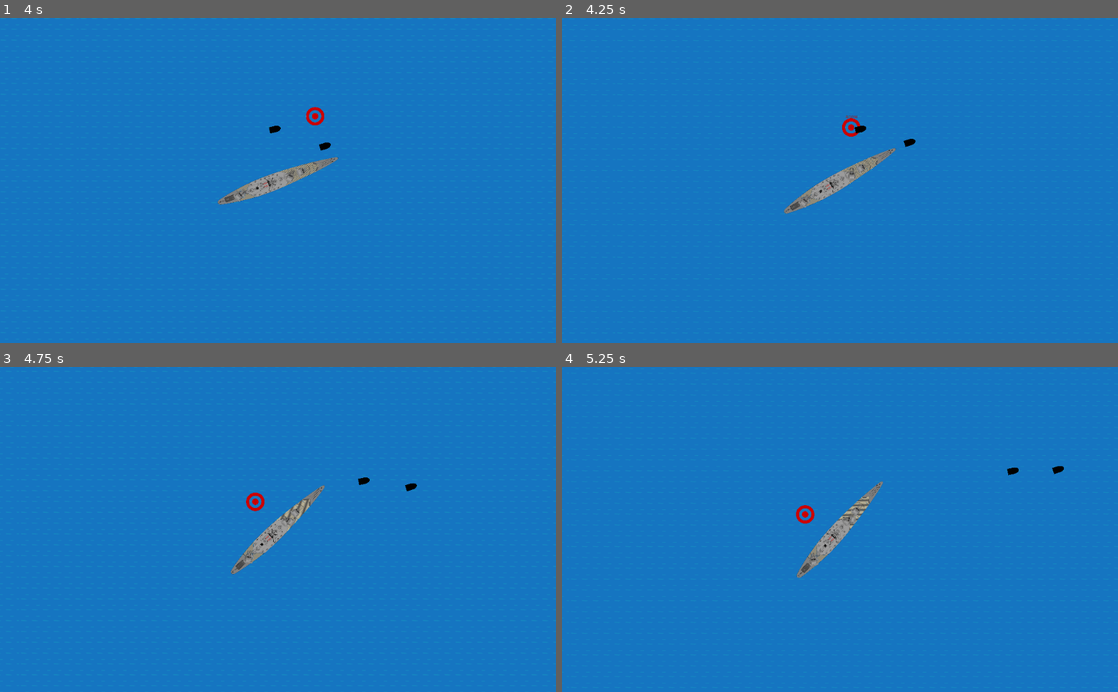
Above: before the commit, frames 1-4 (two rows, left to right).
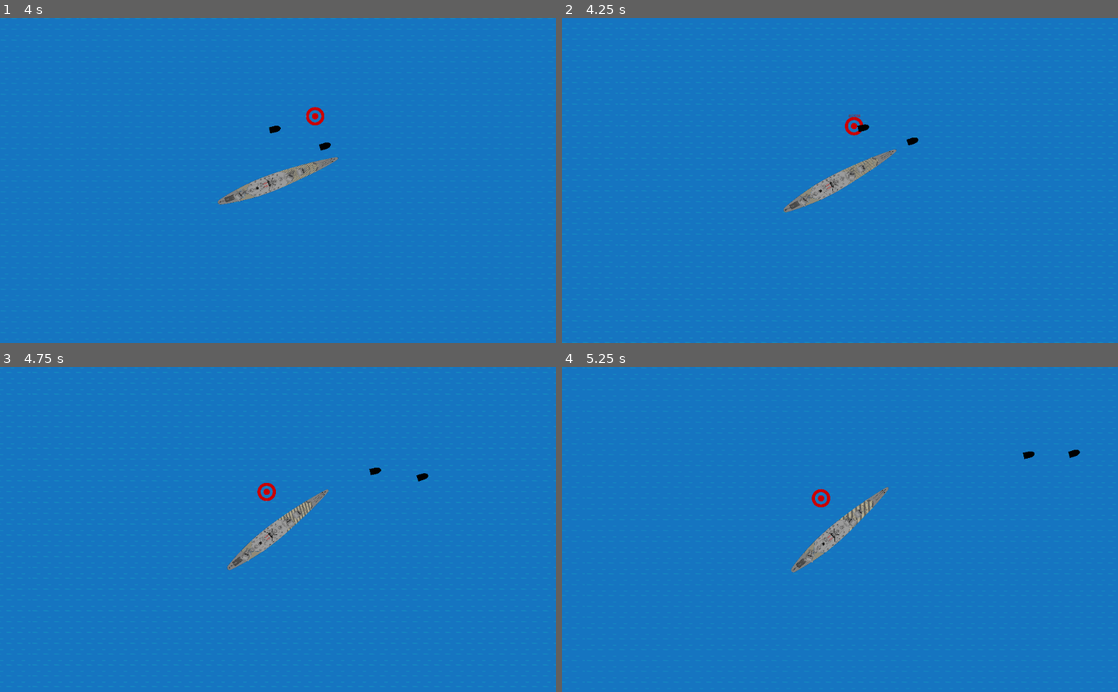
Above: after the commit, the same moments.

Repository: qsollet/2d-naval-combat
Game: Godot game, scene res://main.tscn
Two runs of this game, one before a commit and one after it. Both use one fixed random seed, a clock stepped at 60 frames per second and the inputs below.
Inputs:
- Up to frame 1 (4 s): tap Enter (ui_accept) at 0.5, 0.77, 1.52, 3.02, 3.77 s; hold Right (ui_right) 0.53-1.28 s; hold Down (ui_down) 1.28-2.03 s; hold Right (ui_right) 2.03-2.78 s; hold Up (ui_up) 2.78-3.53 s; hold Left (ui_left) from 3.53 s (still down)
- Up to frame 2 (4.25 s): keep holding Left (ui_left)
- Up to frame 3 (4.75 s): keep holding Left (ui_left); tap Enter (ui_accept) at 4.52 s
- Up to frame 4 (5.25 s): release Left (ui_left) at 5.03 s; hold Down (ui_down) from 5.03 s (still down)

Frame 1 is identical in both runs. In frame 2, 0.5% of the frame differs, in the area x 39-65%, y 29-61%; in frame 3, 1.0%; in frame 4, 1.2%, in the area x 41-94%, y 25-65%.

Commit message:
cleanup and update velocity if slide

Diff:
--- a/shipA.gd
+++ b/shipA.gd
@@ -4,7 +4,6 @@
 export var decceleration = -10
 export var brake = -100
 export var max_speed = 600
-export var mass = 2
 
 var velocity = Vector2.ZERO
 var rear_wheel_angle = 20
@@ -51,7 +50,7 @@
 	velocity = new_heading * velocity.length()
 	rotation = new_heading.angle()
 
-	move_and_slide(velocity)
+	velocity = move_and_slide(velocity)
 
 	# Shoot
 	if Input.is_action_pressed("ui_accept"):
